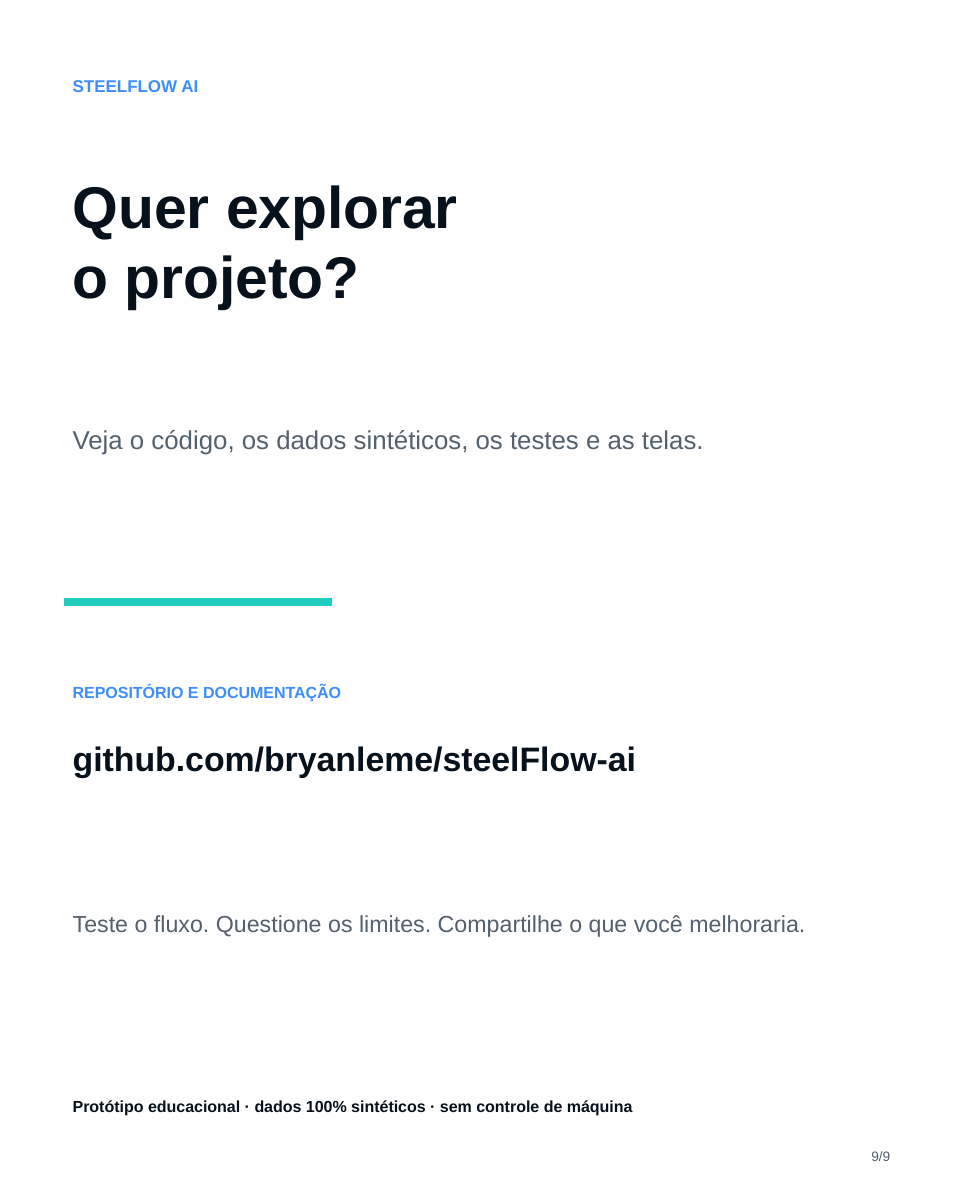
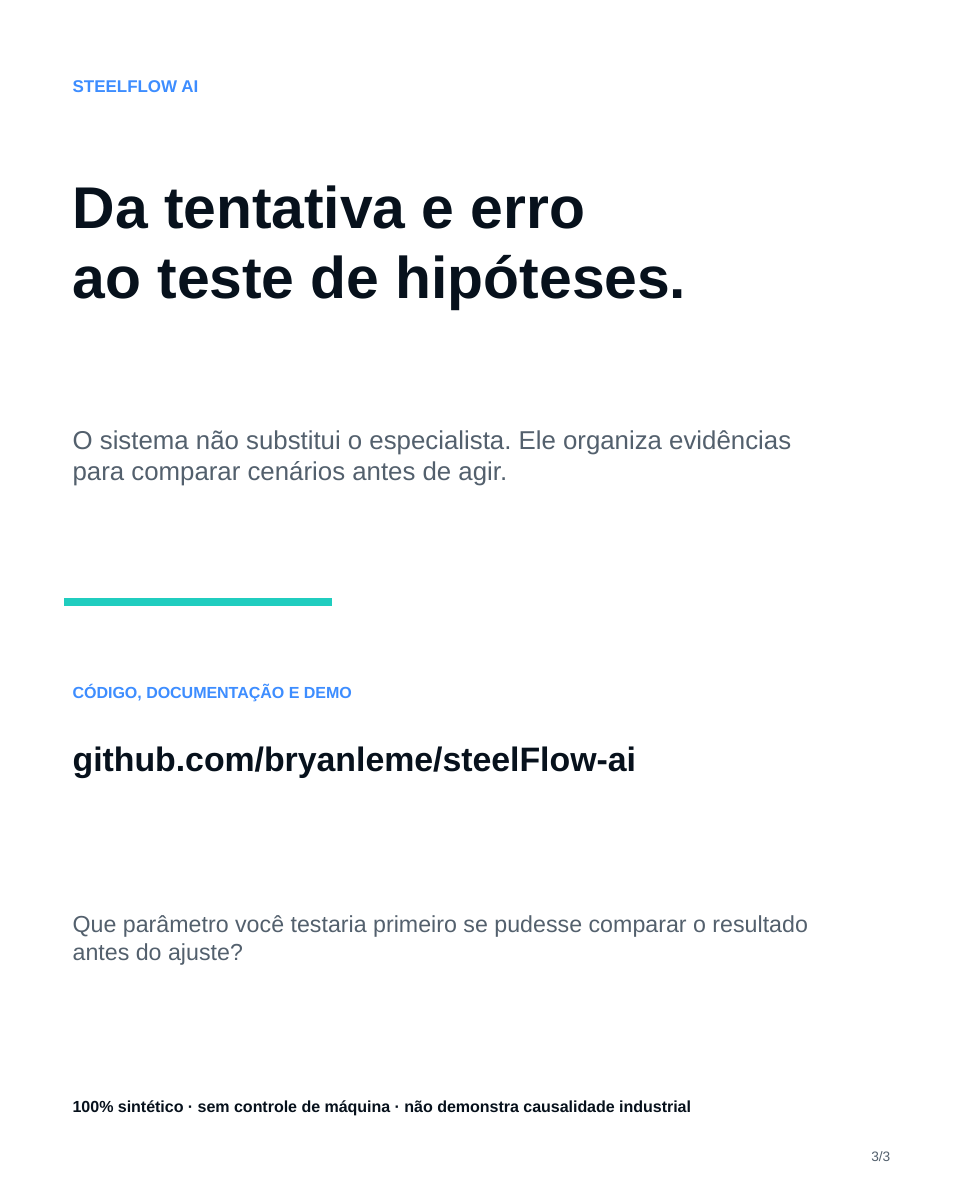
Before and after one commit to bryanleme/steelFlow-ai, a slide deck: slide 3 of docs/SteelFlow_AI_LinkedIn_Carousel.pptx (slide 9 before the commit). Drawn at 963x1204 pixels with LibreOffice and Linux fonts; fonts in the diff are those of the drawing. Boxes give left, top, right and bottom in pixels: in the first picture for what was removed or moved away, otherwise in the second. Text is boxed around its words. In the diff, an @@ line names an element or a change of style, - is before the commit and + after.

```diff
--- a/docs/SteelFlow_AI_LinkedIn_Carousel.pptx
+++ b/docs/SteelFlow_AI_LinkedIn_Carousel.pptx
@@ text at (73,185,687,309): text changed @@
-Quer explorar
-o projeto?
+Da tentativa e erro
+ao teste de hipóteses.
@@ text at (73,430,791,486): text changed @@
-Veja o código, os dados sintéticos, os testes e as telas.
+O sistema não substitui o especialista. Ele organiza evidências para comparar cenários antes de agir.
@@ text at (73,685,352,702): text changed @@
-REPOSITÓRIO E DOCUMENTAÇÃO
+CÓDIGO, DOCUMENTAÇÃO E DEMO
@@ text at (73,915,807,965): text changed @@
-Teste o fluxo. Questione os limites. Compartilhe o que você melhoraria.
+Que parâmetro você testaria primeiro se pudesse comparar o resultado antes do ajuste?
@@ text at (73,1100,691,1116): text changed @@
-Protótipo educacional · dados 100% sintéticos · sem controle de máquina
+100% sintético · sem controle de máquina · não demonstra causalidade industrial
@@ text at (871,1151,890,1161): text changed @@
-9/9
+3/3
```
Also in this commit, not shown: 2 other slides changed, 6 slides removed, 3 other files.
